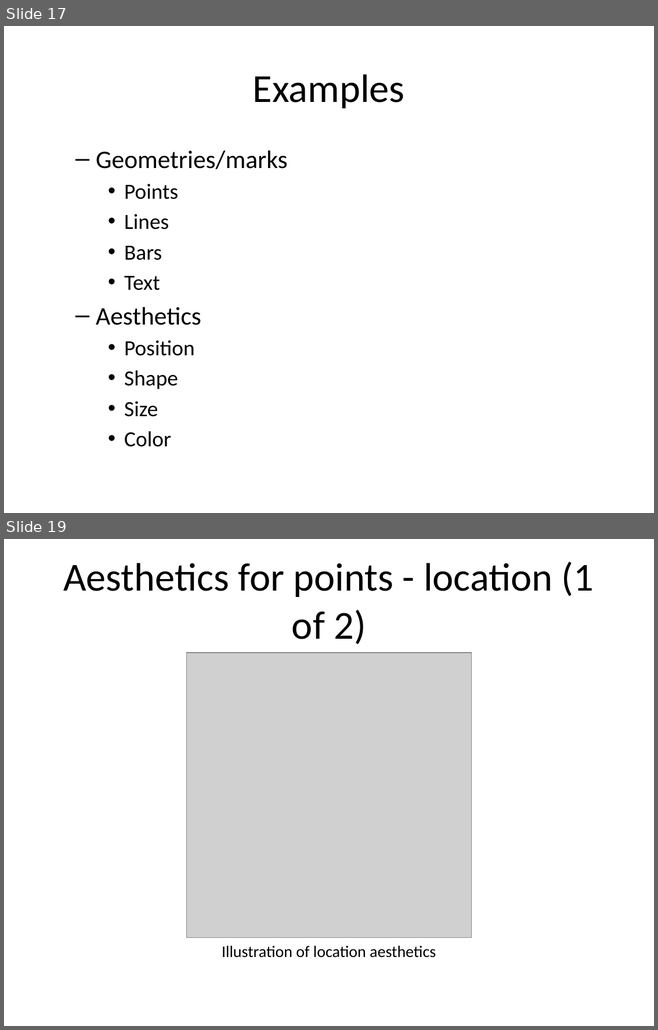
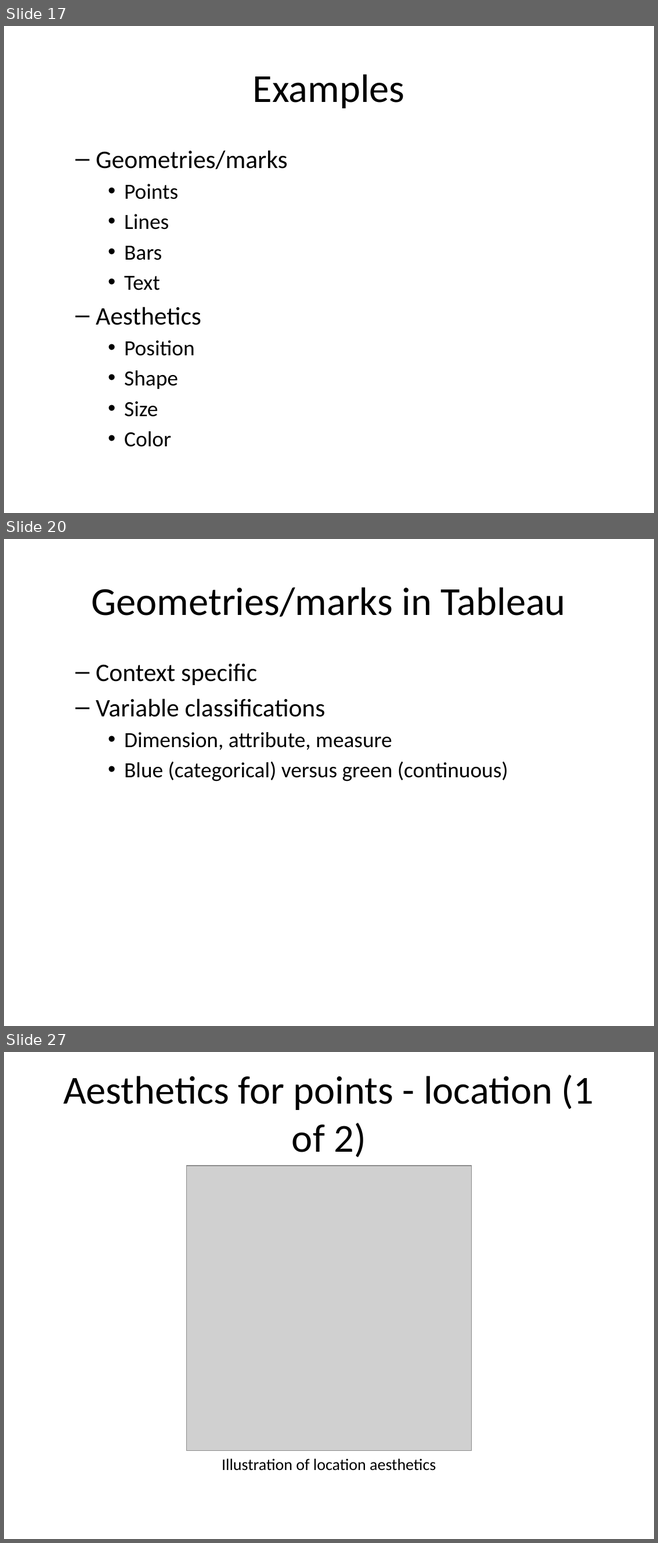
Before and after one commit to pmean/data-visualization, a slide deck: data-viz-01/src/v01-main-scatterplots.pptx. Shown one above the other, each under a label of ours: slides 17 and 19 before the commit, slides 17, 20 and 27 after it; the slides between them are not shown. The pictures are 658x1030 and 658x1543 pixels, drawn with LibreOffice and Linux fonts; fonts in the diff are those of the drawing; grey boxes stand for pictures. Boxes give left, top, right and bottom in pixels: in the first picture for what was removed or moved away, otherwise in the second. Text is boxed around its words. In the diff, an @@ line names an element or a change of style, - is before the commit and + after.

```diff
--- a/data-viz-01/src/v01-main-scatterplots.pptx
+++ b/data-viz-01/src/v01-main-scatterplots.pptx
@@ slide 20 added at <box>4,539,654,1026</box>, background #FFFFFF @@
@@ title added at <box>92,587,565,617</box>, 44 pt, text #000000 @@
+Geometries/marks in Tableau
@@ text added at <box>96,664,508,781</box>, 24 pt, text #000000 @@
+  – Context specific
+  – Variable classifications
+    • Dimension, attribute, measure
+    • Blue (categorical) versus green (continuous)
@@ what was slide 19 is now slide 27 @@
```
Also in this commit, not shown: 6 slides changed, 16 other slides added, 5 slides removed, 47 other files.
